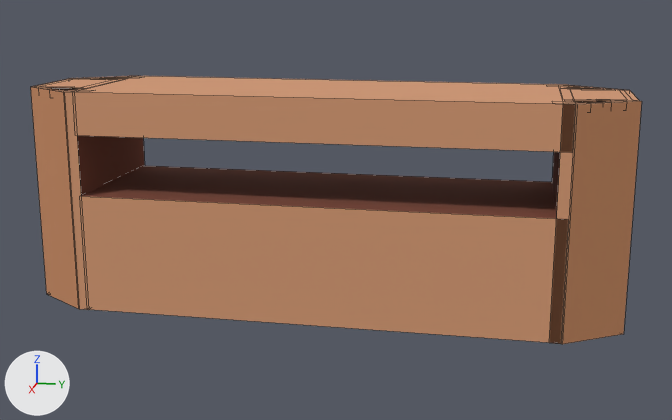
What one commit did to the OBJ model ProyectoFinal/ProyectoFinal/Models/LivingRoom/BrownFurniture/brown_furniture.obj.
Both versions are drawn from a camera (50 mm lens) standing at (3.47, 0.72, 1.22) and looking at (0.02, 0.03, 0.36). Every picture has the same lights, and +X, +Y and +Z are marked at lower left. Mesh edges are drawn as thin lines. Where no turn or scale is listed for an object, it has been applied to the vertices.

Objects in the first picture: 'brown_furniture'.
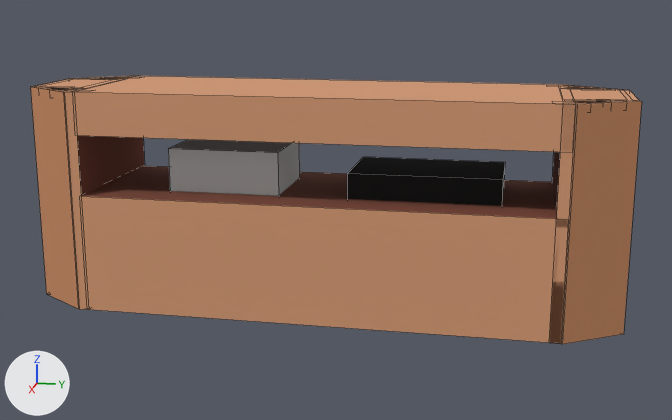
The newer file is also turned or shifted as a whole; pictures and numbers use the older file's frame.

Changed parts and their boxes (x1, y1, x2, y2) in the pictures (672 x 420 px):
part 1 of me_brown_furniture, added (black): after (347, 157, 505, 206)
part 2 of me_brown_furniture, added: after (168, 139, 300, 196)

Diff of the bpy script that builds the scene:
```diff
--- a/ProyectoFinal/ProyectoFinal/Models/LivingRoom/BrownFurniture/brown_furniture.obj.py
+++ b/ProyectoFinal/ProyectoFinal/Models/LivingRoom/BrownFurniture/brown_furniture.obj.py
@@ img_base_furniture_png @@
+img_base_furniture_png = load_image('base_furniture.png', 'base_furniture.png', 64, 64, 'sRGB')
@@ img_road_gray_png @@
+img_road_gray_png = load_image('road_gray.png', 'road_gray.png', 64, 64, 'sRGB')
@@ mat_lambert18sg @@
+mat_lambert18sg = principled_material('lambert18SG')
+mat_lambert18sg.texture = img_base_furniture_png
+mat_lambert18sg.roughness = 1.0
@@ mat_lambert19sg @@
+mat_lambert19sg = principled_material('lambert19SG')
+mat_lambert19sg.texture = img_road_gray_png
+mat_lambert19sg.roughness = 1.0
@@ me_brown_furniture @@
 # used by ob_brown_furniture; location = (0.0, 0.0, 0.0)
-me_brown_furniture.from_pydata(...)  # 240 vertices, 180 faces; spans x -0.29..0.32, y -1.14..1.11, z -0.01..0.83
+me_brown_furniture.from_pydata(...)  # 256 vertices, 192 faces; spans x -0.29..0.32, y -1.14..1.11, z -0.01..0.83
+# me_brown_furniture part 1: a new loose piece, a box spanning x -0.18..0.17, y 0.1..0.66, z 0.43..0.54, in mat_lambert19sg (picture img_road_gray_png)
+# me_brown_furniture part 2: a new loose piece, a box spanning x -0.18..0.17, y -0.59..-0.16, z 0.42..0.61, in mat_lambert18sg (picture img_base_furniture_png)
 me_brown_furniture.materials.append(mat_lambert14sg)
@@ me_brown_furniture @@
 me_brown_furniture.materials.append(mat_lambert16sg)
+me_brown_furniture.materials.append(mat_lambert19sg)  # picture img_road_gray_png
+me_brown_furniture.materials.append(mat_lambert18sg)  # picture img_base_furniture_png
```
